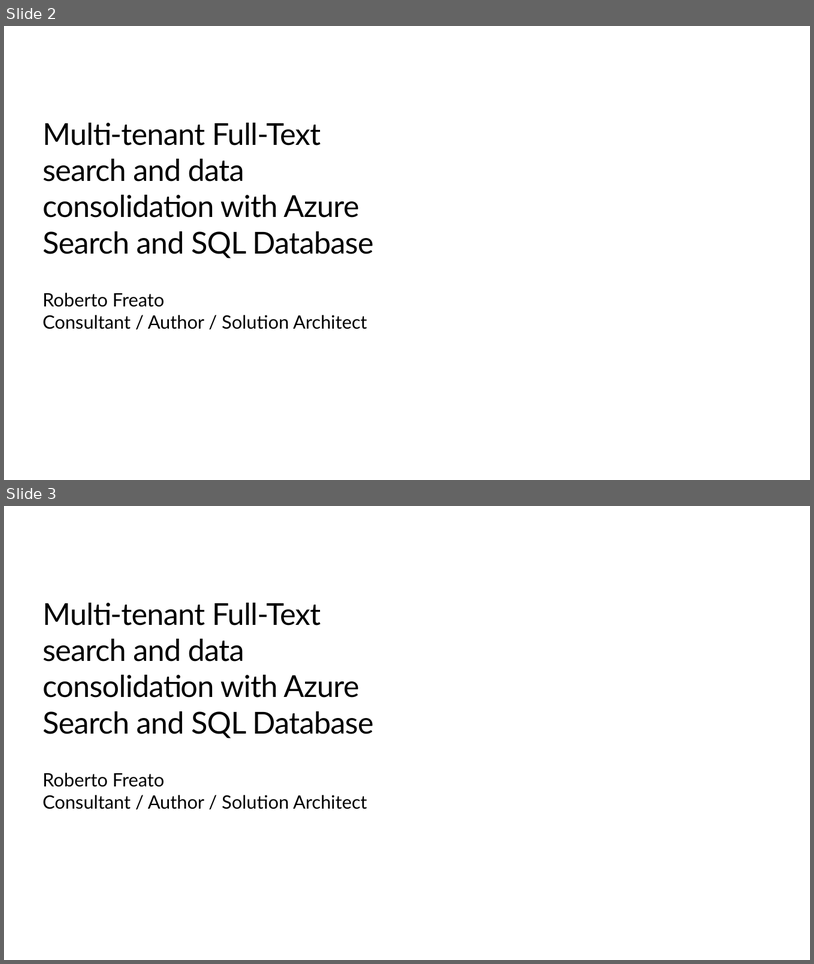
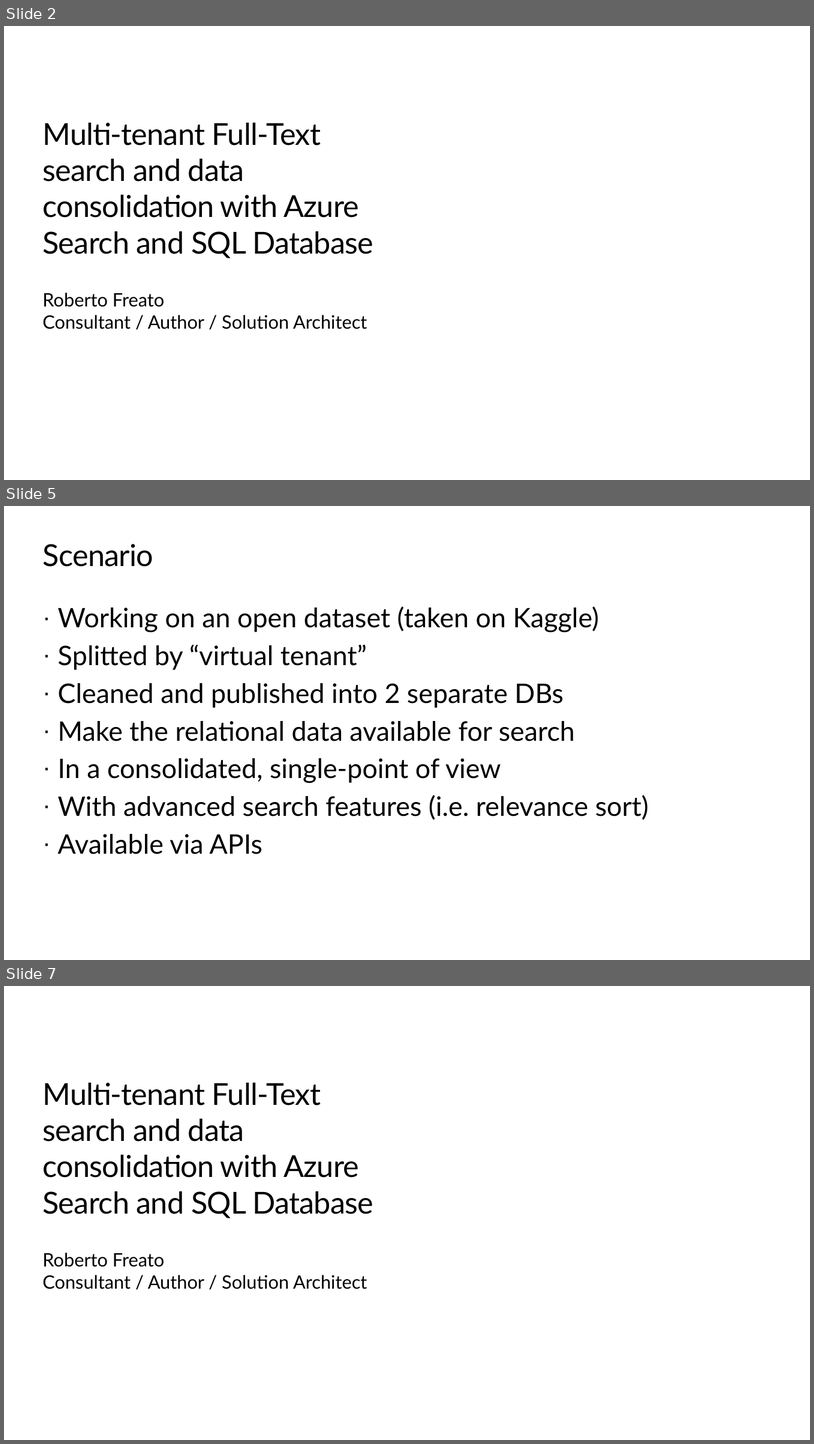
Before and after one commit to childotg/Events.2020, a slide deck: 200128 - Ignite Tour @Milan/THR40003/THR40003 Multi-tenant Full-Text search and data consolidation with Azure Search and SQL Database.pptx. Shown one above the other, each under a label of ours: slides 2 and 3 before the commit, slides 2, 5 and 7 after it; the slides between them are not shown. The pictures are 814x964 and 814x1444 pixels, drawn with LibreOffice and Linux fonts; fonts in the diff are those of the drawing; background and template pictures are left out. Boxes give left, top, right and bottom in pixels: in the first picture for what was removed or moved away, otherwise in the second. Text is boxed around its words. In the diff, an @@ line names an element or a change of style, - is before the commit and + after.

```diff
--- a/200128 - Ignite Tour @Milan/THR40003/THR40003 Multi-tenant Full-Text search and data consolidation with Azure Search and SQL Database.pptx
+++ b/200128 - Ignite Tour @Milan/THR40003/THR40003 Multi-tenant Full-Text search and data consolidation with Azure Search and SQL Database.pptx
@@ slide 5 added at box(4, 506, 810, 960), background #FFFFFF @@
@@ title added at box(43, 544, 154, 567), 36 pt, text #000000 @@
+Scenario
@@ text added at box(58, 606, 649, 854), 32 pt, text #000000 @@
+· Working on an open dataset (taken on Kaggle)
+· Splitted by “virtual tenant”
+· Cleaned and published into 2 separate DBs
+· Make the relational data available for search
+· In a consolidated, single-point of view
+· With advanced search features (i.e. relevance sort)
+· Available via APIs
@@ what was slide 3 is now slide 7 @@
```
Also in this commit, not shown: 3 other slides added.
